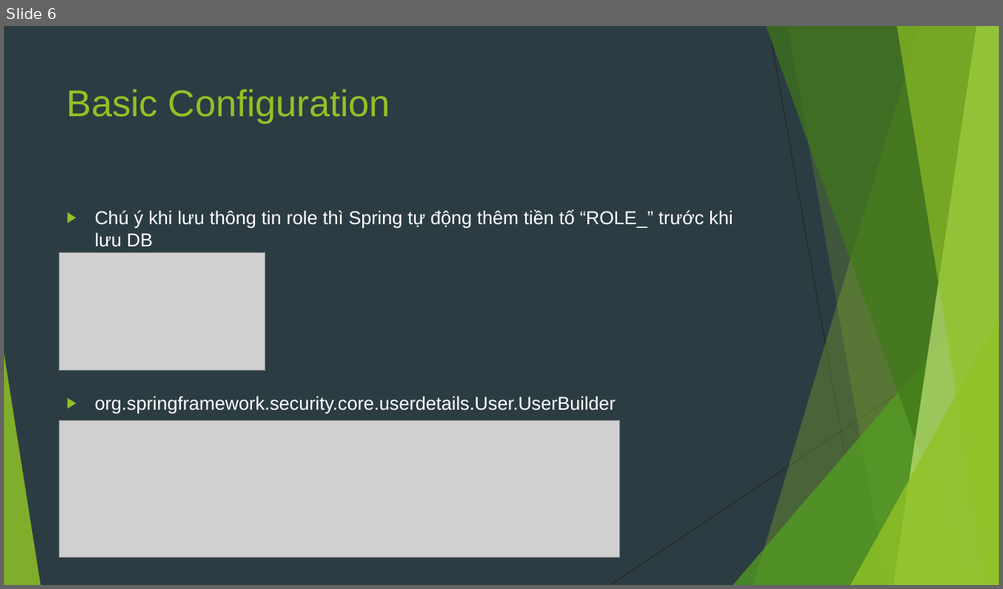
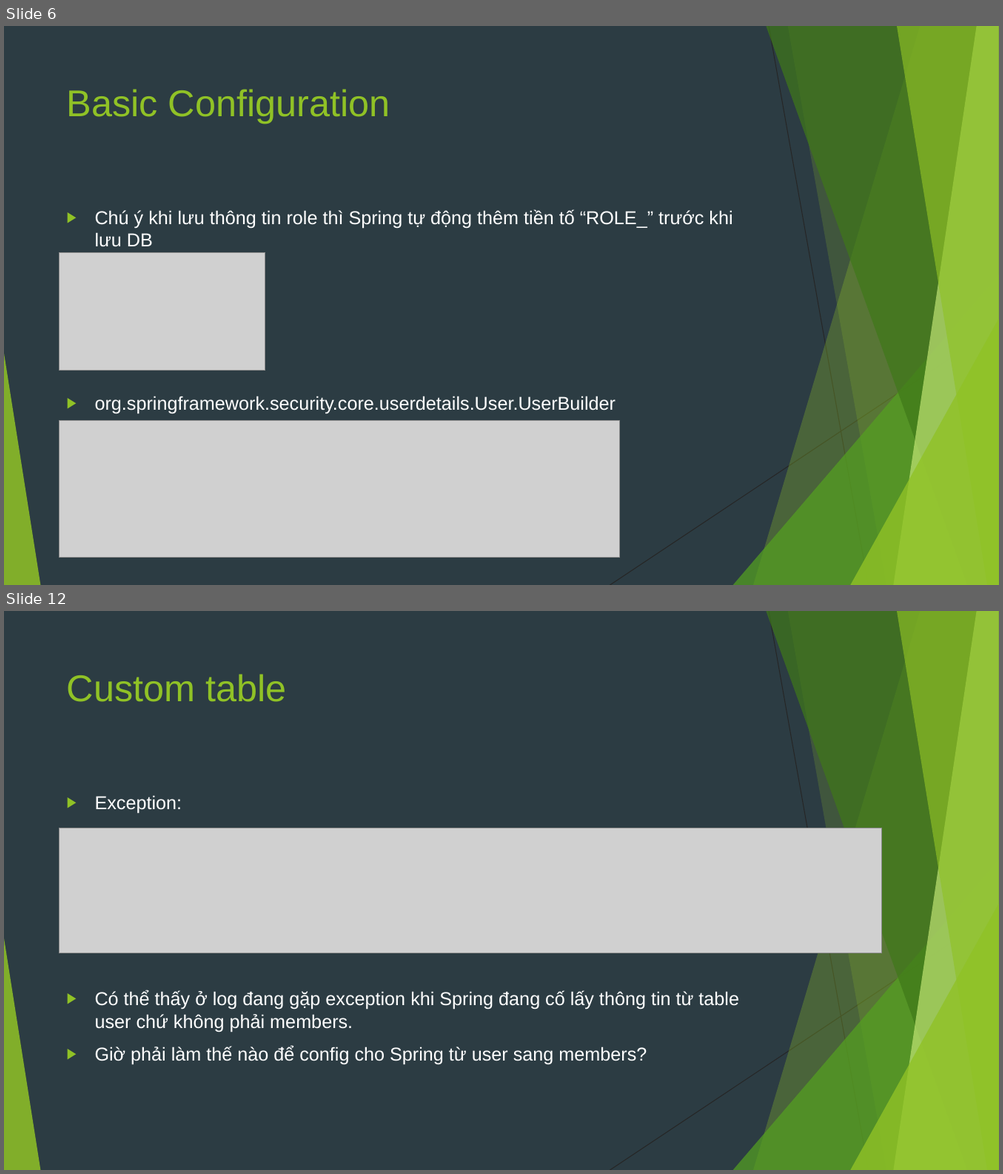
Before and after one commit to sobbingwind/SpringBoot, a slide deck: 10.Spring Security JDBC.pptx. Shown one above the other, each under a label of ours: slide 6 before the commit, slides 6 and 12 after it; the slides between them are not shown. The pictures are 1003x589 and 1003x1174 pixels, drawn with LibreOffice and Linux fonts; fonts in the diff are those of the drawing; grey boxes stand for pictures. Boxes give left, top, right and bottom in pixels: in the first picture for what was removed or moved away, otherwise in the second. Text is boxed around its words. In the diff, an @@ line names an element or a change of style, - is before the commit and + after.

```diff
--- a/10.Spring Security JDBC.pptx
+++ b/10.Spring Security JDBC.pptx
@@ slide 12 added at (4,611,999,1170), background #2C3C43; not listed: 10 template elements that a slide beside it also shows @@
@@ title added at (67,674,286,702), 36 pt, text #90C226 @@
+Custom table
@@ text added at (95,795,739,1065), 18 pt, text #FFFFFF @@
+▶ Exception:
+▶ Có thể thấy ở log đang gặp exception khi Spring đang cố lấy thông tin từ table user chứ không phải members.
+▶ Giờ phải làm thế nào để config cho Spring từ user sang members?
@@ picture added at (60,828,882,954) @@
```
Also in this commit, not shown: 2 slides changed, 8 other slides added, 1 slide removed, 1 other file.
